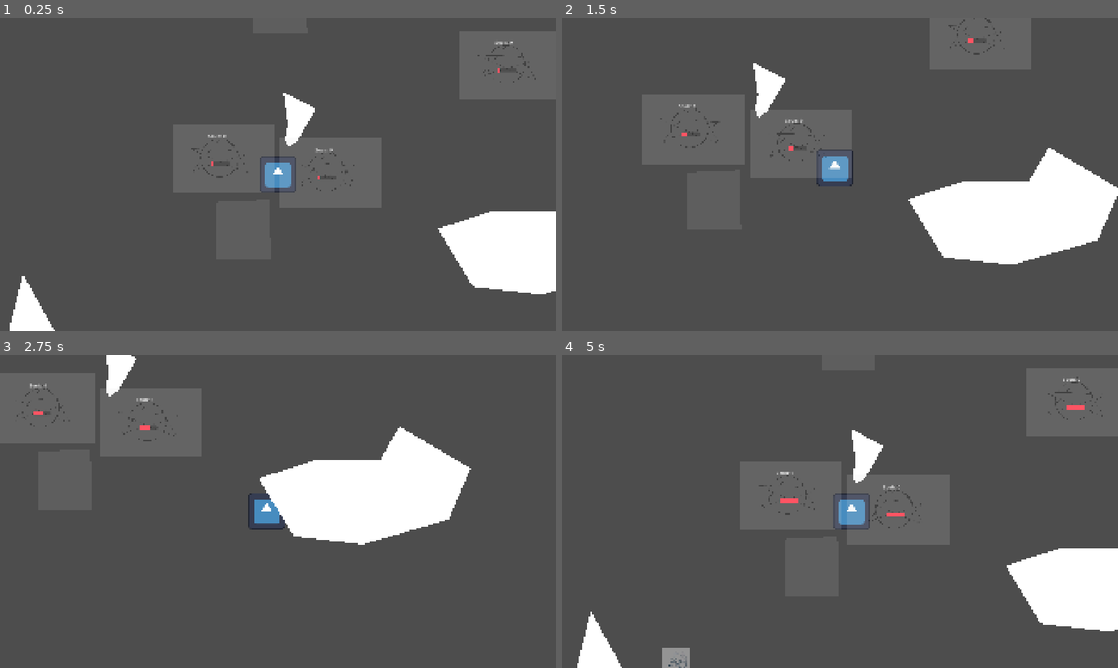
Above: before the commit, frames 1-4 (two rows, left to right).
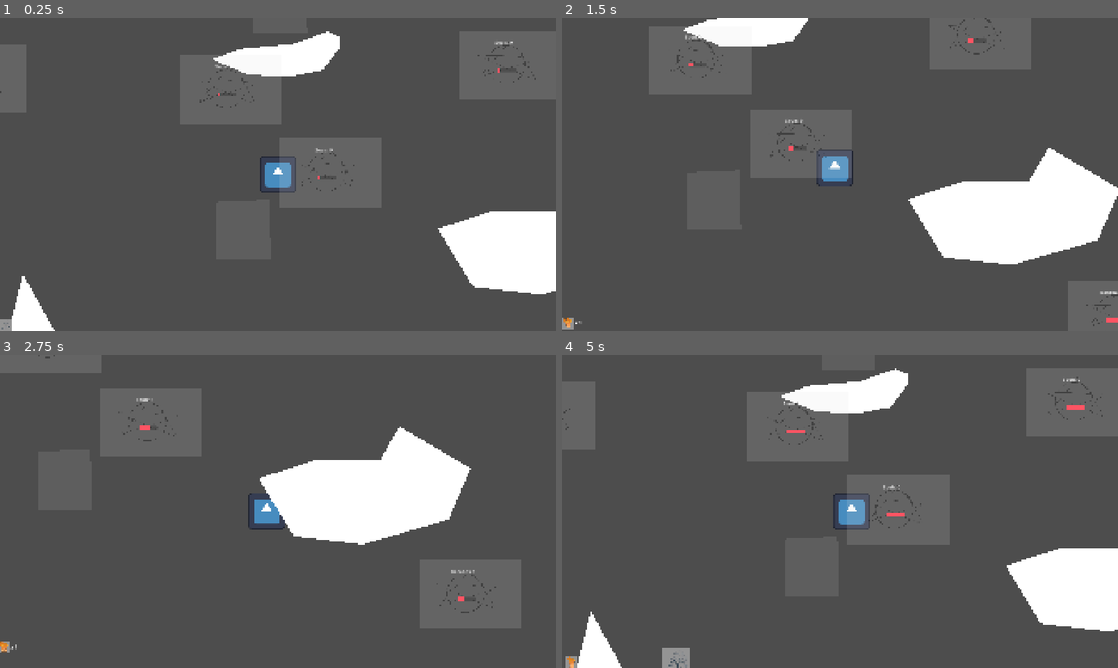
Above: after the commit, the same moments.

Repository: skeeeth/Allstar-Cult-Slip
Game: Godot game, scene res://Source/Level/World/World.tscn
Two runs of this game, one before a commit and one after it. Both use one fixed random seed, a clock stepped at 60 frames per second and the inputs below. The engine's default icon, where the game draws it, is replaced by a stand-in: a white triangle on a blue panel in a dark square.
Inputs:
- Up to frame 1 (0.25 s): no input
- Up to frame 2 (1.5 s): tap Enter at 0.5 s; hold D (right) 0.53-1.28 s; hold E (Interact) 0.53-1.28 s; hold S (down) from 1.28 s (still down); tap 1 (one) at 1.35 s
- Up to frame 3 (2.75 s): release S (down) at 2.03 s; hold D (right) from 2.03 s (still down); hold 2 (two) from 2.03 s (still down)
- Up to frame 4 (5 s): release D (right) at 2.78 s; release 2 (two) at 2.78 s; hold W (up) 2.78-3.53 s; tap E (Interact) at 2.85 s; hold 1 (one) 3.53-4.28 s; hold A (left) from 3.53 s (still down); tap 2 (two) at 4.35 s

The runs differ from the first frame. In frame 1, 2.7% of the frame differs, in the area x 0-62%, y 4-100%; in frame 2, 2.3%; in frame 3, 0.6%; in frame 4, 2.8%, in the area x 0-63%, y 4-100%.

Commit message:
Wave indicator clamping

Diff:
--- /dev/null
+++ b/Source/Interactable/Tower Site/Build Info/panel_container.tscn
@@ -0,0 +1,5 @@
+[gd_scene format=3 uid="uid://61odise0qtd"]
+
+[node name="PanelContainer" type="PanelContainer" unique_id=1923559672]
+offset_right = 40.0
+offset_bottom = 40.0
--- a/Source/Level/UI/Wave Indicator/wave_indicator.gd
+++ b/Source/Level/UI/Wave Indicator/wave_indicator.gd
@@ -5,9 +5,8 @@
 
 @export var icon: TextureRect
 @export var label: Label
-
+var camera:Camera2D
 const self_scene:PackedScene = preload("uid://bn6wbpb2i5dd")
-
 static func _create():
 	return self_scene.instantiate()
 
@@ -15,5 +14,12 @@
 	icon.texture = sprite
 	label.text = "x %s " % count
 
-func _process(delta: float) -> void:
-	position = home.clamp(Vector2(0,0),Vector2(1920,1080))
+#var cc:Vector2 = Vector2.ZERO
+#var diff:Vector2 = Vector2.ZERO
+func _process(_delta: float) -> void:
+	var screen_size = Vector2(1920,1080)
+	var cc = camera.get_screen_center_position()
+	global_position = home
+	var diff = home - cc
+	diff = diff.clamp((screen_size*-0.5),(screen_size*0.5)-size)
+	global_position = cc + diff
--- a/Source/Level/World/EnemyInstancer.gd
+++ b/Source/Level/World/EnemyInstancer.gd
@@ -27,7 +27,8 @@
 	next_type = enemy_pool.pick_random()
 	next_count *= 1.2
 	var indicator:WaveIndicator = WaveIndicator._create()
-	camera_2d.add_child(indicator)
+	add_child(indicator)
+	indicator.camera = camera_2d
 	indicator.display(next_type.sprite,next_count)
 	indicator.home = next_point.position
 
--- a/Source/Level/World/World.tscn
+++ b/Source/Level/World/World.tscn
@@ -13,8 +13,8 @@
 [ext_resource type="PackedScene" uid="uid://ditooupt0qhfe" path="res://Source/Level/World/Base/Base.tscn" id="11_1obq6"]
 
 [sub_resource type="NavigationPolygon" id="NavigationPolygon_pkxw5"]
-vertices = PackedVector2Array(-750, 578, 911, 415, 6870.242, 546.4219, -141.71875, 3724.4375, -822, 733, 503.5625, -3598.3516, 131, -226, 18, -285, -5492.617, -310.65625, -940, 585, -881, 343, 34, -173, 28, -145, 24, -122, 36, -94, 1208, 329, 1284, 153, 67, -116, 1039, 8, 970, 125, 745, 125, 552, 187, 673, 387)
-polygons = Array[PackedInt32Array]([PackedInt32Array(0, 1, 2, 3, 4), PackedInt32Array(5, 2, 6, 7), PackedInt32Array(4, 3, 8, 9), PackedInt32Array(8, 5, 7, 10), PackedInt32Array(10, 9, 8), PackedInt32Array(10, 7, 11, 12), PackedInt32Array(10, 12, 13), PackedInt32Array(10, 13, 14, 0), PackedInt32Array(15, 16, 2), PackedInt32Array(17, 6, 2), PackedInt32Array(18, 19, 20, 14), PackedInt32Array(14, 17, 2, 18), PackedInt32Array(2, 16, 18), PackedInt32Array(14, 20, 21, 0), PackedInt32Array(0, 21, 22), PackedInt32Array(1, 15, 2), PackedInt32Array(0, 22, 1)])
+vertices = PackedVector2Array(-750, 578, 911, 415, 6870.242, 546.4219, -141.71875, 3724.4375, -822, 733, 503.5625, -3598.3516, 172, -493, -190, -558, -200, -648, -5492.617, -310.65625, -940, 585, -309, -766, -343, -736, -361, -649, -881, 343, 214, -439, 215, -473, -299, -565, 1208, 329, 1284, 153, -229, -397, 155, -360, 1039, 8, 970, 125, 745, 125, 552, 187, 46, -339, -99, -343, 673, 387, -130, -433, 51, -450)
+polygons = Array[PackedInt32Array]([PackedInt32Array(0, 1, 2, 3, 4), PackedInt32Array(5, 2, 6, 7, 8), PackedInt32Array(4, 3, 9, 10), PackedInt32Array(5, 8, 11), PackedInt32Array(9, 5, 11, 12), PackedInt32Array(9, 12, 13, 14), PackedInt32Array(15, 16, 2), PackedInt32Array(14, 10, 9), PackedInt32Array(14, 13, 17, 0), PackedInt32Array(18, 19, 2), PackedInt32Array(0, 17, 7, 20), PackedInt32Array(21, 15, 2, 22), PackedInt32Array(22, 23, 24, 21), PackedInt32Array(2, 19, 22), PackedInt32Array(21, 24, 25, 26), PackedInt32Array(27, 26, 25, 28), PackedInt32Array(20, 27, 28, 0), PackedInt32Array(1, 18, 2), PackedInt32Array(28, 1, 0), PackedInt32Array(29, 20, 7), PackedInt32Array(30, 29, 7, 6), PackedInt32Array(6, 2, 16)])
 outlines = Array[PackedVector2Array]([PackedVector2Array(504, -3610, -5511, -312, -143, 3736, 6891, 548)])
 
 [node name="Node2D" type="Node2D" unique_id=1300881241]
@@ -45,14 +45,6 @@
 [node name="Rocks" type="Node2D" parent="Nav" unique_id=1487390503]
 script = ExtResource("9_1obq6")
 
-[node name="NavigationObstacle2D" type="NavigationObstacle2D" parent="Nav/Rocks" unique_id=365934748]
-position = Vector2(40, -138)
-radius = 5.0
-vertices = PackedVector2Array(-22, -147, -6, -35, -12, -7, -16, 16, -4, 44, 27, 22, 91, -88)
-affect_navigation_mesh = true
-carve_navigation_mesh = true
-avoidance_enabled = false
-
 [node name="NavigationObstacle2D2" type="NavigationObstacle2D" parent="Nav/Rocks" unique_id=1136074411]
 vertices = PackedVector2Array(-881, 343, -940, 585, -822, 733, -750, 578)
 affect_navigation_mesh = true
@@ -60,6 +52,18 @@
 
 [node name="NavigationObstacle2D3" type="NavigationObstacle2D" parent="Nav/Rocks" unique_id=274816056]
 vertices = PackedVector2Array(552, 187, 673, 387, 911, 415, 1208, 329, 1284, 153, 1039, 8, 970, 125, 745, 125)
+affect_navigation_mesh = true
+carve_navigation_mesh = true
+
+[node name="NavigationObstacle2D" type="NavigationObstacle2D" parent="Nav/Rocks" unique_id=451069232]
+position = Vector2(-16, -408)
+vertices = PackedVector2Array(-213, 11, -114, -25, 67, -42, 188, -85, 231, -65, 230, -31, 171, 48, 62, 69, -83, 65)
+affect_navigation_mesh = true
+carve_navigation_mesh = true
+
+[node name="NavigationObstacle2D4" type="NavigationObstacle2D" parent="Nav/Rocks" unique_id=1041824373]
+position = Vector2(-296, -659)
+vertices = PackedVector2Array(-65, 10, -3, 94, 106, 101, 96, 11, -13, -107, -47, -77)
 affect_navigation_mesh = true
 carve_navigation_mesh = true
 
@@ -77,7 +81,7 @@
 [node name="Circles" type="Node2D" parent="." unique_id=546051504]
 
 [node name="ResourceCircle" parent="Circles" unique_id=2118307154 instance=ExtResource("3_5c1oy")]
-position = Vector2(-200, -60)
+position = Vector2(-177, -299)
 cadence = 1.0
 
 [node name="ResourceCircle2" parent="Circles" unique_id=1354443513 instance=ExtResource("3_5c1oy")]
@@ -85,6 +89,12 @@
 
 [node name="ResourceCircle3" parent="Circles" unique_id=1040504511 instance=ExtResource("3_5c1oy")]
 position = Vector2(790, -383)
+
+[node name="ResourceCircle4" parent="Circles" unique_id=452882313 instance=ExtResource("3_5c1oy")]
+position = Vector2(-1055, -335)
+
+[node name="ResourceCircle5" parent="Circles" unique_id=499275285 instance=ExtResource("3_5c1oy")]
+position = Vector2(1269, 581)
 
 [node name="Base" parent="." unique_id=60688362 instance=ExtResource("11_1obq6")]
 
